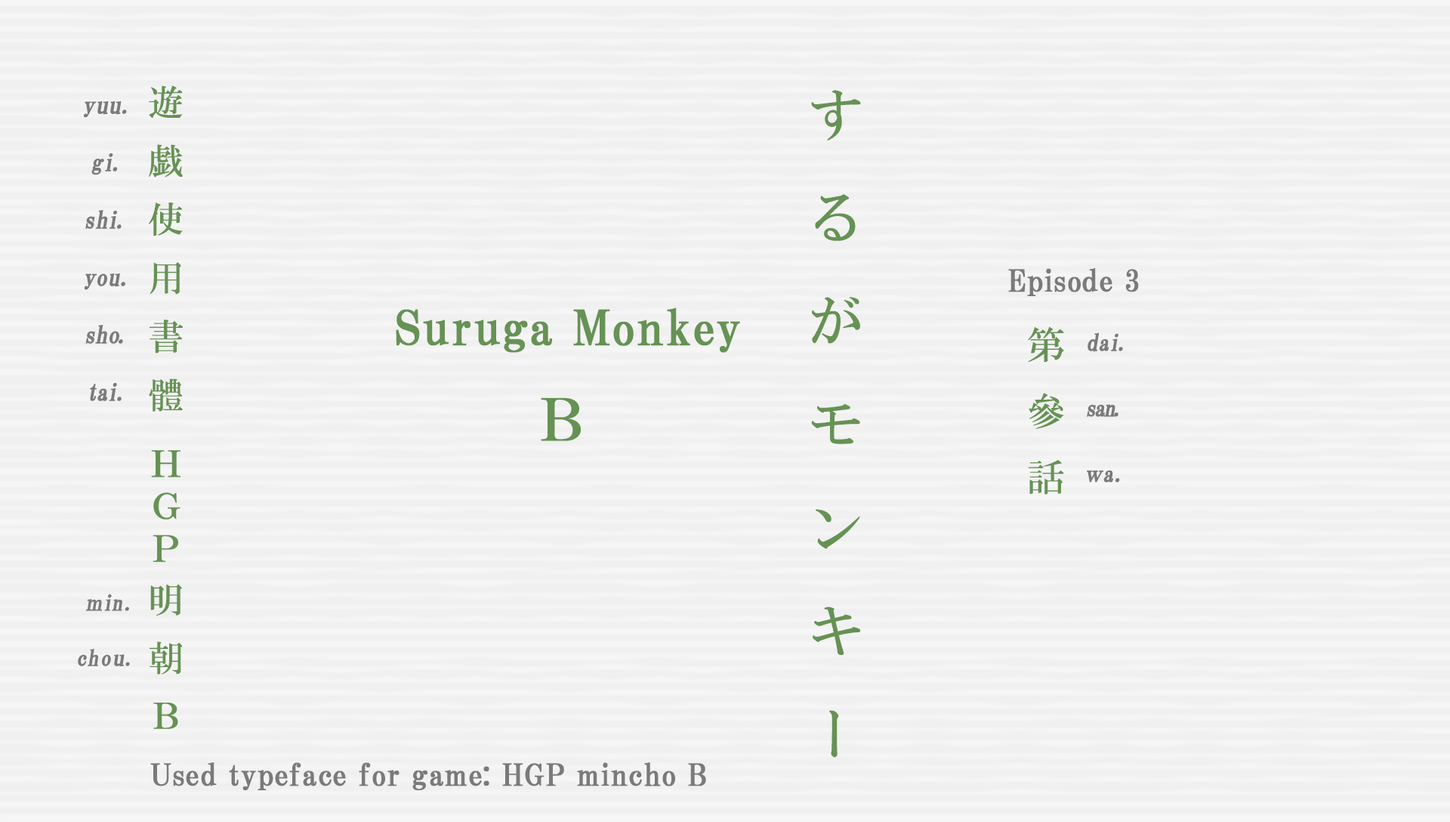
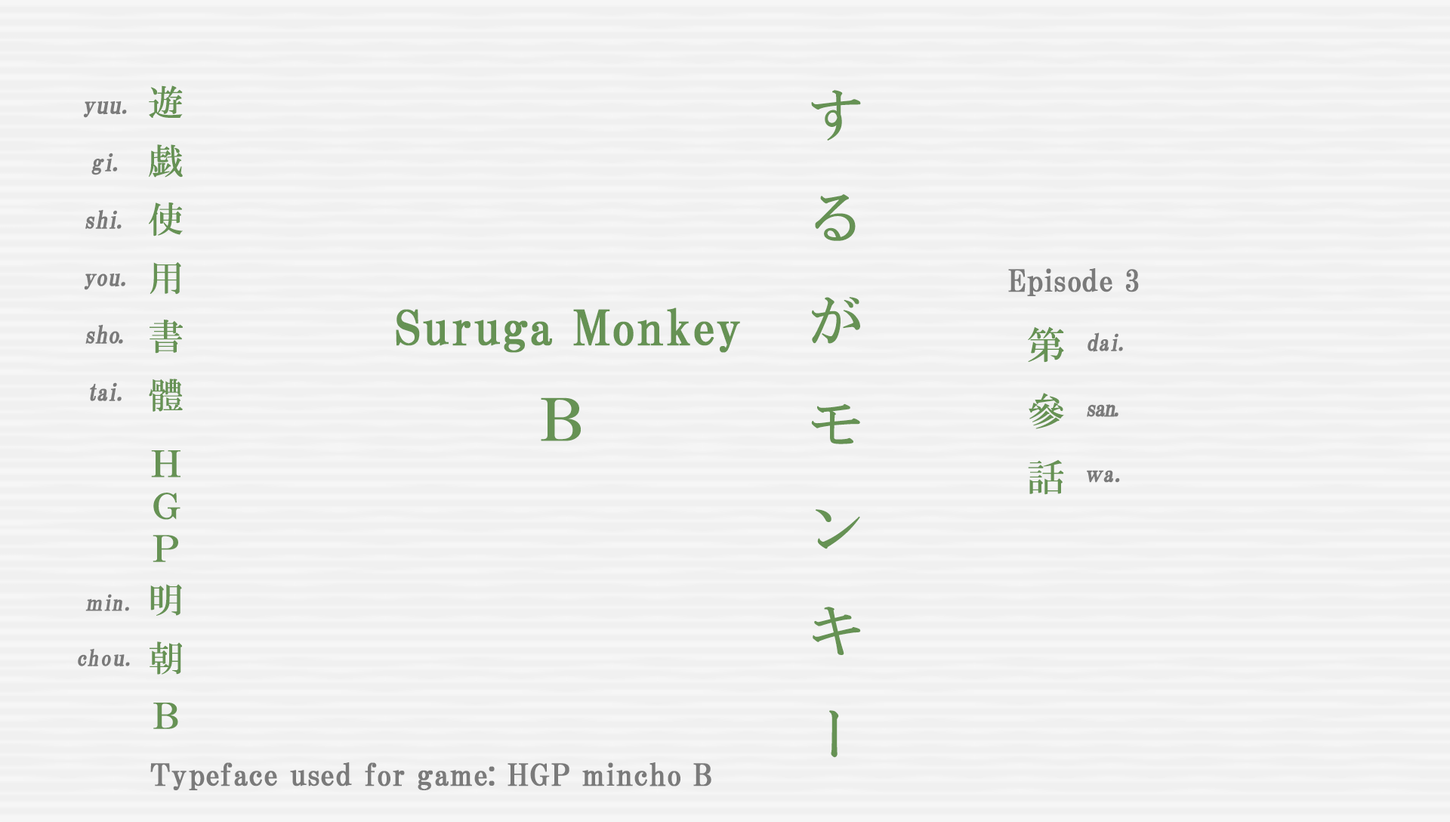
Layer changes from the first 1450px x 822px image to the second:
renamed "Used typeface for game: HGP mincho B" to "Typeface used for game: HGP mincho B", painted on it over (150, 761, 712, 790)
